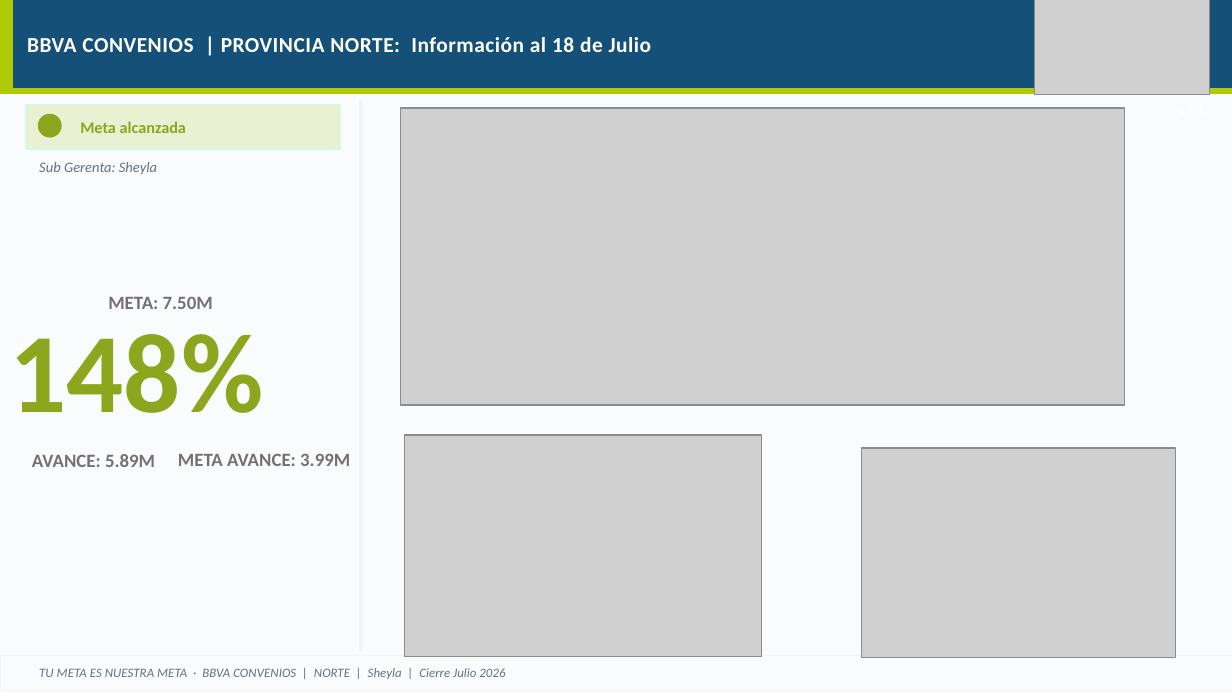
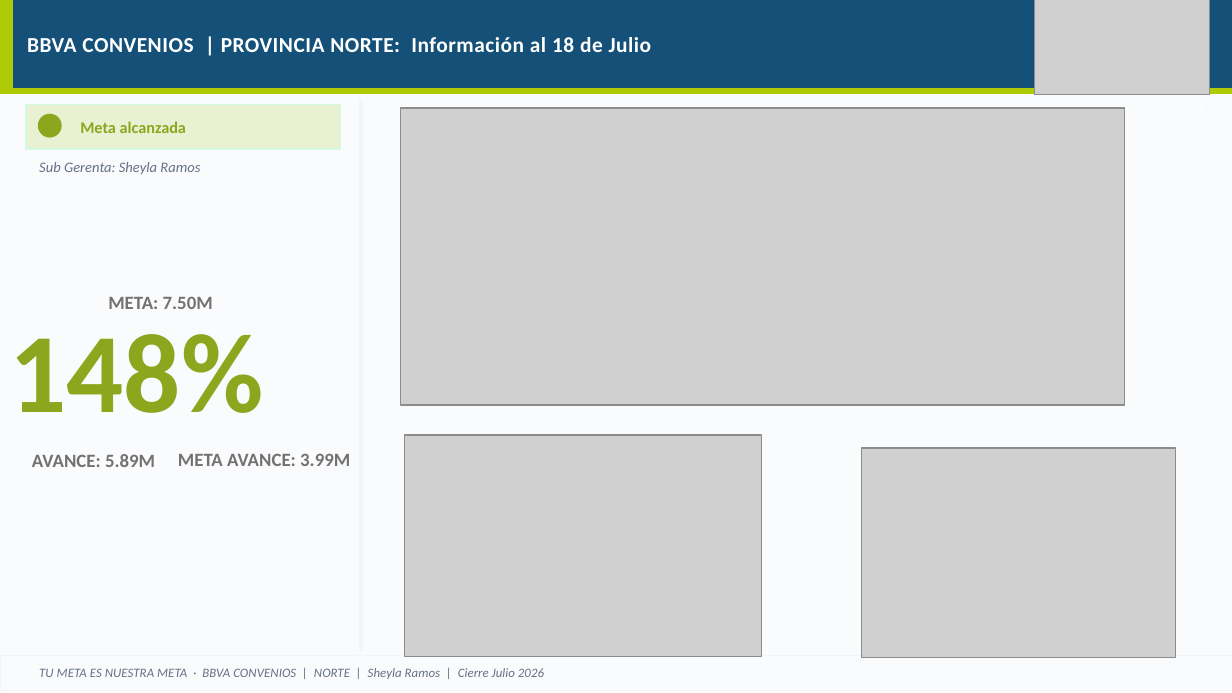
Before and after one commit to piere0405/streamlit_app, a slide deck: slide 42 of plantilla_campanias.pptx (slide 41 before the commit). Drawn at 1232x693 pixels with LibreOffice and Linux fonts; fonts in the diff are those of the drawing; grey boxes stand for pictures. Boxes give left, top, right and bottom in pixels: in the first picture for what was removed or moved away, otherwise in the second. Text is boxed around its words. In the diff, an @@ line names an element or a change of style, - is before the commit and + after.

```diff
--- a/plantilla_campanias.pptx
+++ b/plantilla_campanias.pptx
@@ text at <box>39,162,200,175</box>: text changed @@
-Sub Gerenta: Sheyla
+Sub Gerenta: Sheyla Ramos
@@ text at <box>39,668,544,679</box>: text changed @@
-TU META ES NUESTRA META · BBVA CONVENIOS | NORTE | Sheyla | Cierre Julio 2026
+TU META ES NUESTRA META · BBVA CONVENIOS | NORTE | Sheyla Ramos | Cierre Julio 2026
```
Also in this commit, not shown: 10 other slides changed, 21 slides added, 5 other files.
